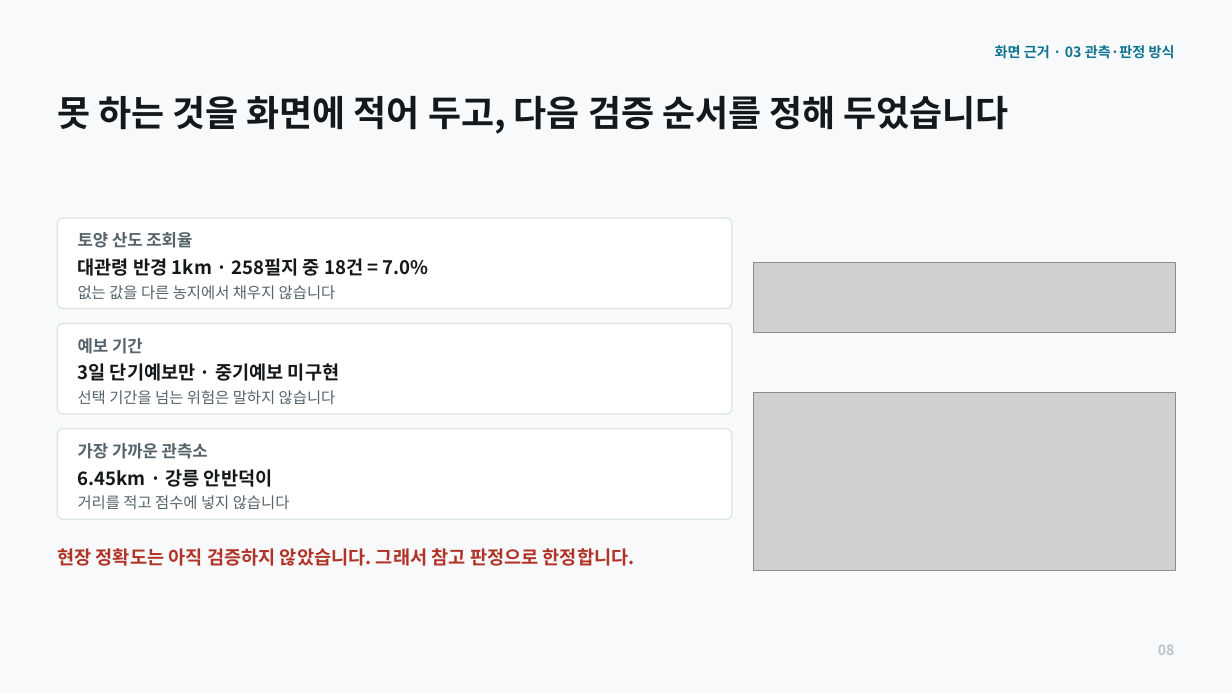
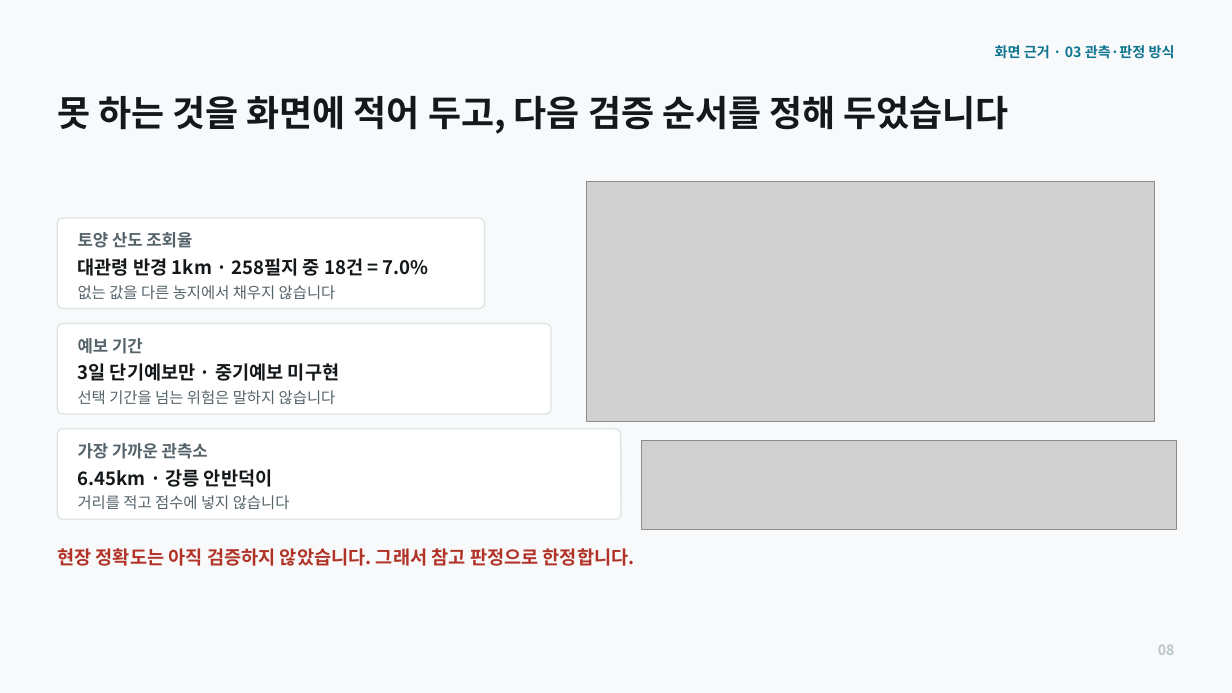
Before and after one commit to kzming2007/batboda, a slide deck: slide 8 of 발표/20260805_밭보다_본선발표_v6.pptx. Drawn at 1232x693 pixels with LibreOffice and Linux fonts; fonts in the diff are those of the drawing; grey boxes stand for pictures. Boxes give left, top, right and bottom in pixels: in the first picture for what was removed or moved away, otherwise in the second. Text is boxed around its words. In the diff, an @@ line names an element or a change of style, - is before the commit and + after.

```diff
--- a/발표/20260805_밭보다_본선발표_v6.pptx
+++ b/발표/20260805_밭보다_본선발표_v6.pptx
@@ picture: place and size @@
-picture at <box>754,393,1176,571</box>
+picture at <box>587,181,1154,421</box>
@@ rounded rectangle: place and size @@
-rounded rectangle at <box>57,218,732,309</box>
+rounded rectangle at <box>57,218,484,309</box>
@@ rounded rectangle: place and size @@
-rounded rectangle at <box>57,323,732,414</box>
+rounded rectangle at <box>57,323,551,414</box>
@@ rounded rectangle: place and size @@
-rounded rectangle at <box>57,429,732,519</box>
+rounded rectangle at <box>57,429,621,519</box>
@@ picture: place and size @@
-picture at <box>754,262,1176,333</box>
+picture at <box>641,441,1177,530</box>
```
Also in this commit, not shown: 1 other slide changed, 7 other files.
